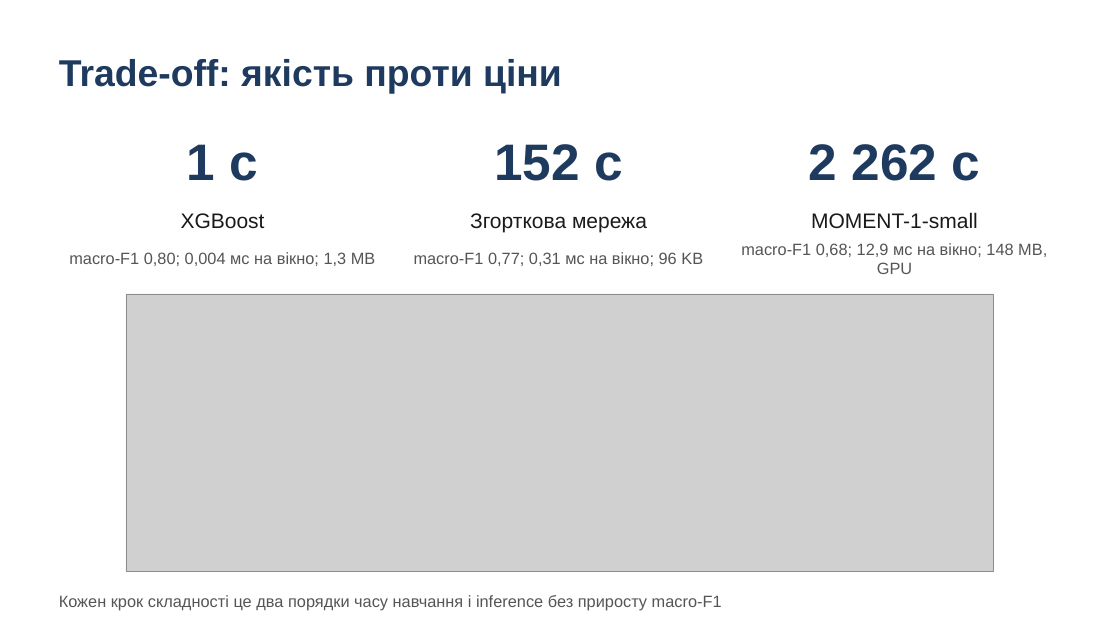
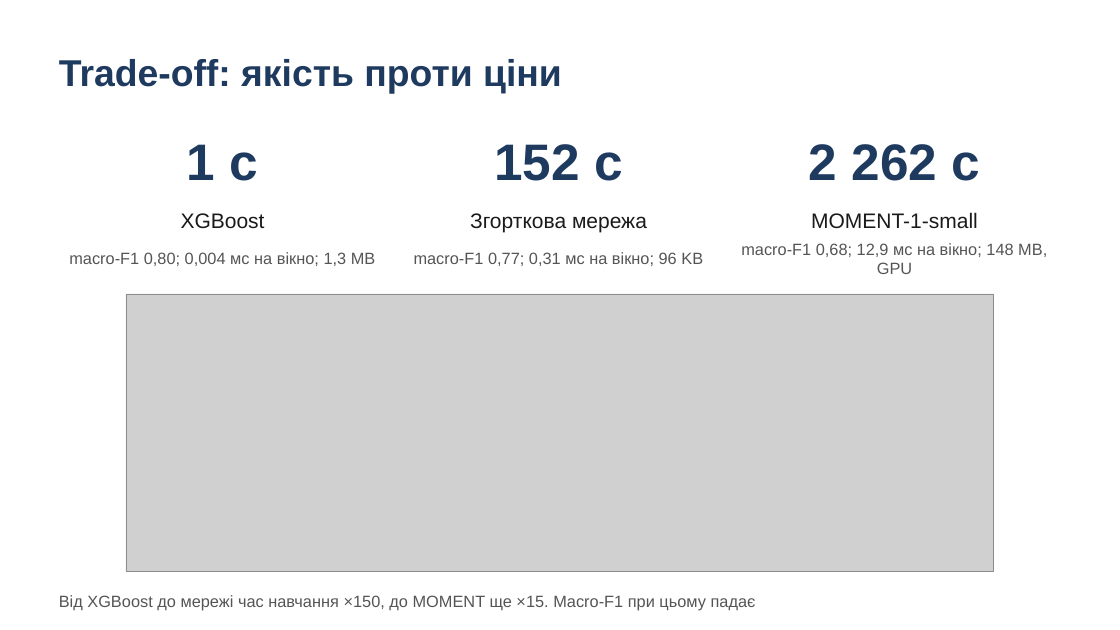
Before and after one commit to lukovskiy541/wearable-stress-exercise, a slide deck: slide 8 of presentation.pptx. Drawn at 1120x630 pixels with LibreOffice and Linux fonts; fonts in the diff are those of the drawing; grey boxes stand for pictures. Boxes give left, top, right and bottom in pixels: in the first picture for what was removed or moved away, otherwise in the second. Text is boxed around its words. In the diff, an @@ line names an element or a change of style, - is before the commit and + after.

Commit message:
Plainer wording in slides and speech

```diff
--- a/presentation.pptx
+++ b/presentation.pptx
@@ text at <box>59,595,756,610</box>: text changed @@
-Кожен крок складності це два порядки часу навчання і inference без приросту macro-F1
+Від XGBoost до мережі час навчання ×150, до MOMENT ще ×15. Macro-F1 при цьому падає
```
Also in this commit, not shown: 4 other slides changed, 1 other file.
